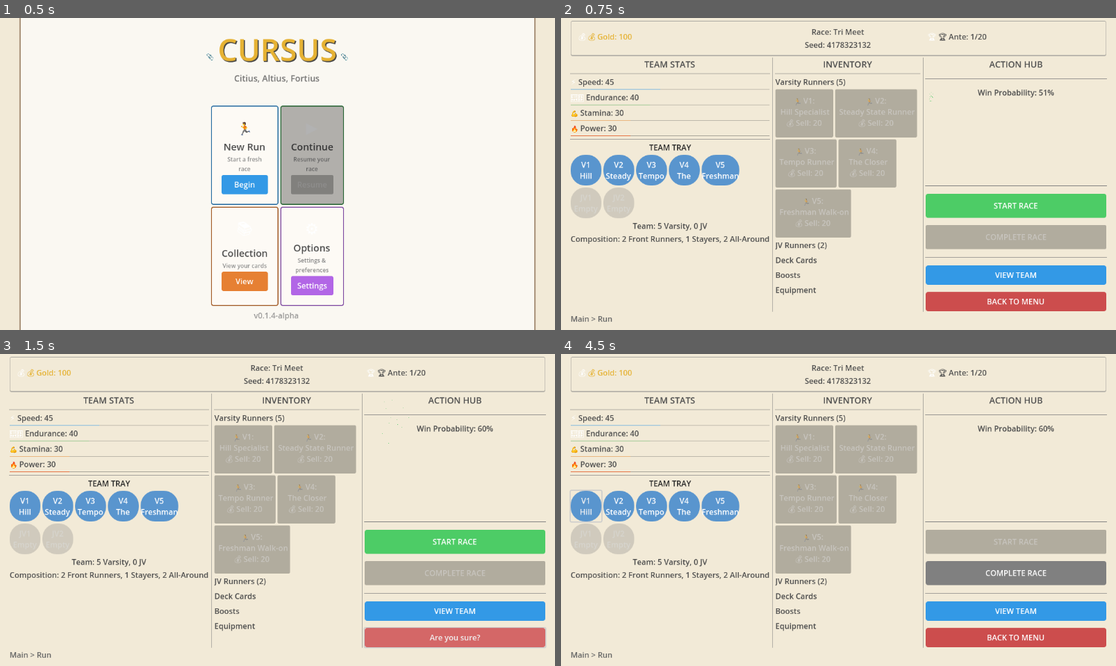
Above: before the commit, frames 1-4 (two rows, left to right).
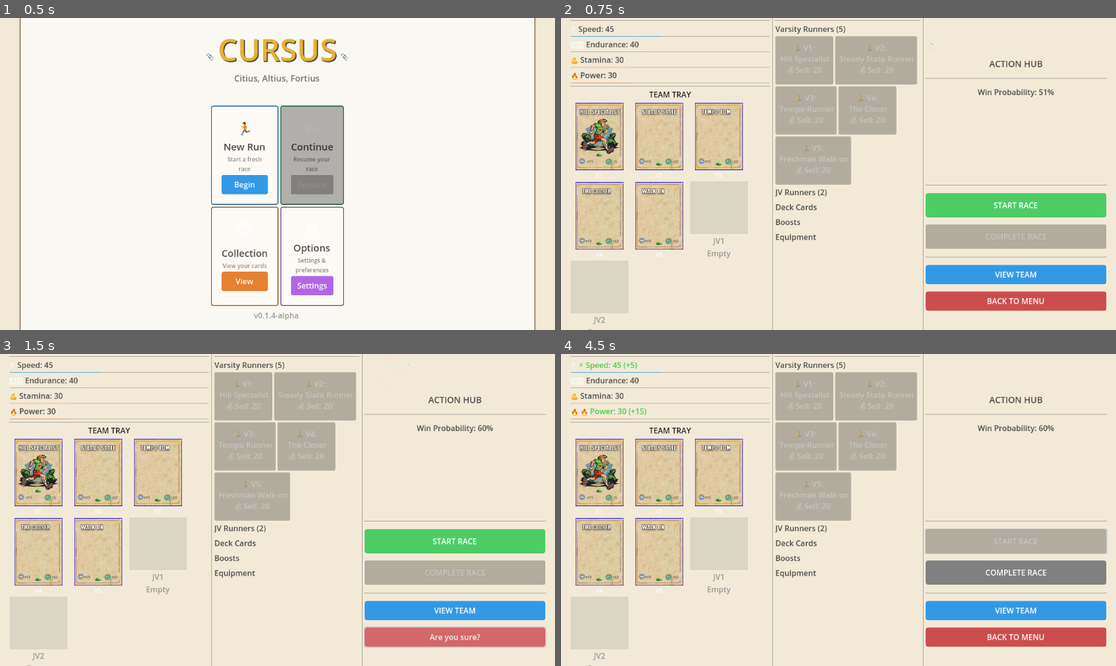
Above: after the commit, the same moments.

Repository: axmariscal/cursus
Game: Godot game, scene res://scenes/core/Main.tscn
The game is run twice, just before and just after one commit, with the same random seed, the same clock (stepped at 60 frames per second) and the same inputs.
Inputs (mouse positions are in pixels of both pictures, inside the frame that each line leads up to):
- Up to frame 1 (0.5 s): no input
- Up to frame 2 (0.75 s): click "Begin" at 0.5 s
- Up to frame 3 (1.5 s): click "BACK TO MENU" at 1.25 s
- Up to frame 4 (4.5 s): click "Are you sure?" at 2 s; click "Resume" at 2.75 s; click "START RACE" at 3.5 s; click (588, 506) at 4.25 s, where only the run before the commit has a clickable "V1 Hill"

Frame 1 is identical in both runs. In frame 2, 24% of the frame differs, in the area x 1-99%, y 0-100%; in frame 3, 24%; in frame 4, 24%.

Commit message:
Added some card elements! Pretty simple, just replaced the text and added the images. Will expereiment with the layout of the main screen. Just need things here for now.

Diff:
--- a/scripts/core/Shop.gd
+++ b/scripts/core/Shop.gd
@@ -332,8 +332,65 @@
 			return Color(0.9, 0.5, 0.1)  # Orange/Gold
 	return Color.WHITE
 
+func _get_card_texture(item_name: String, category: String) -> Texture2D:
+	# Extract base name (remove prefix like "Runner: ", "Card: ", etc.)
+	var base_name = item_name
+	if ":" in item_name:
+		base_name = item_name.split(":")[1].strip_edges()
+
+	# Convert name to file path format (lowercase, spaces to underscores)
+	var file_name = base_name.to_lower().replace(" ", "_")
+
+	# Handle special cases for file names that don't match exactly
+	var file_name_map = {
+		"freshman_walk-on": "walkon_rnr",  # Handle the actual file name
+		"the_closer": "closer",  # In case it's named differently
+		"track_tourist": "track_tourist",
+		"short-cutter": "short_cutter",
+	}
+
+	if file_name_map.has(file_name):
+		file_name = file_name_map[file_name]
+
+	# Build path based on category
+	var image_path = ""
+	match category:
+		"team":
+			image_path = "res://assets/art/cards/runners/%s.png" % file_name
+		"deck":
+			image_path = "res://assets/art/cards/deck/%s.png" % file_name
+		"boosts":
+			image_path = "res://assets/art/cards/boosts/%s.png" % file_name
+		"equipment":
+			image_path = "res://assets/art/cards/equipment/%s.png" % file_name
+
+	# Try to load the texture
+	if ResourceLoader.exists(image_path):
+		return load(image_path) as Texture2D
+
+	# Return null if image doesn't exist (will just show button without image)
+	return null
+
 func _display_items_in_container(container: VBoxContainer, items: Array[Item]) -> void:
 	for item in items:
+		# Create a container for the card image and button
+		var item_container = VBoxContainer.new()
+		item_container.custom_minimum_size = Vector2(200, 350)
+		item_container.add_theme_constant_override("separation", 5)
+
+		# Try to load card image
+		var card_texture = _get_card_texture(item.name, item.category)
+		if card_texture:
+			var texture_rect = TextureRect.new()
+			texture_rect.texture = card_texture
+			texture_rect.expand_mode = TextureRect.EXPAND_FIT_WIDTH_PROPORTIONAL
+			texture_rect.custom_minimum_size = Vector2(180, 250)
+			texture_rect.stretch_mode = TextureRect.STRETCH_KEEP_ASPECT_CENTERED
+			item_container.add_child(texture_rect)
+		else:
+			# If no image, add a placeholder or just show the button
+			pass
+
 		var button = Button.new()
 
 		# Get item effect to display
@@ -353,7 +410,12 @@
 		if inventory_full:
 			price_text = "[Inventory Full] " + price_text
 
-		button.text = item.name + "\n" + rarity_text + "\n" + effect_text + "\n" + price_text + "\n(Select)"
+		# Simplify button text if we have an image
+		if card_texture:
+			button.text = rarity_text + "\n" + effect_text + "\n" + price_text + "\n(Select)"
+		else:
+			button.text = item.name + "\n" + rarity_text + "\n" + effect_text + "\n" + price_text + "\n(Select)"
+
 		button.pressed.connect(_on_item_selected.bind(item))
 
 		# Disable button if can't afford or inventory is full
@@ -362,7 +424,8 @@
 		# Style buttons based on category and rarity for visual distinction
 		_style_item_button(button, item.category, can_afford and not inventory_full, item.rarity)
 
-		container.add_child(button)
+		item_container.add_child(button)
+		container.add_child(item_container)
 
 func _style_item_button(button: Button, category: String, can_afford: bool = true, rarity: ItemRarity = ItemRarity.COMMON) -> void:
 	var style_normal = StyleBoxFlat.new()
--- a/scripts/run/Run.gd
+++ b/scripts/run/Run.gd
@@ -719,63 +719,183 @@
 		back_button.text = "BACK TO MENU"
 		back_button_waiting_confirm = false
 
+func _get_card_texture_for_tray(item_name: String, category: String) -> Texture2D:
+	# Extract base name (remove prefix like "Runner: ", "Card: ", etc.)
+	var base_name = item_name
+	if ":" in item_name:
+		base_name = item_name.split(":")[1].strip_edges()
+
+	# Convert name to file path format (lowercase, spaces to underscores)
+	var file_name = base_name.to_lower().replace(" ", "_")
+
+	# Handle special cases for file names that don't match exactly
+	var file_name_map = {
+		"freshman_walk-on": "walkon_rnr",
+		"the_closer": "closer_rnr",
+		"track_tourist": "track_tourist",
+		"short-cutter": "short_cutter",
+	}
+
+	if file_name_map.has(file_name):
+		file_name = file_name_map[file_name]
+
+	# Build path based on category
+	var image_path = ""
+	match category:
+		"team":
+			image_path = "res://assets/art/cards/runners/%s.png" % file_name
+		"deck":
+			image_path = "res://assets/art/cards/deck/%s.png" % file_name
+		"boosts":
+			image_path = "res://assets/art/cards/boosts/%s.png" % file_name
+		"equipment":
+			image_path = "res://assets/art/cards/equipment/%s.png" % file_name
+
+	# Try to load the texture
+	if ResourceLoader.exists(image_path):
+		return load(image_path) as Texture2D
+
+	# Return null if image doesn't exist
+	return null
+
 func _display_team_tray() -> void:
 	# Clear existing team tray icons
 	for child in team_tray.get_children(): child.queue_free()
 
 	# Display Varsity runners (5 slots)
 	for i in range(5):
-		var button = Button.new()
+		var container = VBoxContainer.new()
+		container.custom_minimum_size = Vector2(120, 160)
+		container.add_theme_constant_override("separation", 2)
+
 		if i < GameManager.varsity_team.size():
 			var runner_name = GameManager.varsity_team[i]
 			var base_name = runner_name.split(":")[1].strip_edges() if ":" in runner_name else runner_name
-			button.text = "V%d\n%s" % [i + 1, base_name.split(" ")[0] if " " in base_name else base_name]
-			button.tooltip_text = runner_name
-			_style_team_tray_button(button, true)
+
+			# Get runner effect for hover functionality
+			var effect = GameManager.get_item_effect(runner_name, "team")
+			var item_data = {"name": runner_name, "category": "team", "index": i, "is_varsity": true}
+
+			# Try to load card image
+			var card_texture = _get_card_texture_for_tray(runner_name, "team")
+			if card_texture:
+				var texture_rect = TextureRect.new()
+				texture_rect.texture = card_texture
+				texture_rect.expand_mode = TextureRect.EXPAND_FIT_WIDTH_PROPORTIONAL
+				texture_rect.custom_minimum_size = Vector2(110, 140)
+				texture_rect.stretch_mode = TextureRect.STRETCH_KEEP_ASPECT_CENTERED
+				texture_rect.mouse_filter = Control.MOUSE_FILTER_IGNORE  # Let mouse events pass through to container
+				container.add_child(texture_rect)
+
+			# Add label with slot number
+			var label = Label.new()
+			label.text = "V%d" % [i + 1]
+			label.horizontal_alignment = HORIZONTAL_ALIGNMENT_CENTER
+			label.add_theme_color_override("font_color", Color(1, 1, 1, 1))
+			label.add_theme_font_size_override("font_size", 12)
+			label.mouse_filter = Control.MOUSE_FILTER_IGNORE  # Let mouse events pass through to container
+			container.add_child(label)
+
+			# Create tooltip
+			var tooltip = _create_tooltip_text(runner_name, "team", effect, 0)  # No sell price in tray
+			container.tooltip_text = tooltip
+
+			# Connect hover events for stat deltas
+			container.mouse_entered.connect(_on_item_hovered.bind(item_data, effect))
+			container.mouse_exited.connect(_on_item_unhovered)
+
+			_style_team_tray_container(container, true)
 		else:
-			button.text = "V%d\nEmpty" % [i + 1]
-			button.disabled = true
-			_style_team_tray_button(button, true, true)
-		button.custom_minimum_size = Vector2(64, 64)
-		team_tray.call_deferred("add_child", button)
+			# Empty slot
+			var label = Label.new()
+			label.text = "V%d\nEmpty" % [i + 1]
+			label.horizontal_alignment = HORIZONTAL_ALIGNMENT_CENTER
+			label.vertical_alignment = VERTICAL_ALIGNMENT_CENTER
+			label.add_theme_color_override("font_color", Color(0.6, 0.6, 0.6))
+			container.add_child(label)
+			_style_team_tray_container(container, true, true)
+
+		team_tray.call_deferred("add_child", container)
 
 	# Display JV runners (2 slots)
 	for i in range(2):
-		var button = Button.new()
+		var container = VBoxContainer.new()
+		container.custom_minimum_size = Vector2(120, 160)
+		container.add_theme_constant_override("separation", 2)
+
 		if i < GameManager.jv_team.size():
 			var runner_name = GameManager.jv_team[i]
 			var base_name = runner_name.split(":")[1].strip_edges() if ":" in runner_name else runner_name
-			button.text = "JV%d\n%s" % [i + 1, base_name.split(" ")[0] if " " in base_name else base_name]
-			button.tooltip_text = runner_name
-			_style_team_tray_button(button, false)
+
+			# Get runner effect for hover functionality
+			var effect = GameManager.get_item_effect(runner_name, "team")
+			var item_data = {"name": runner_name, "category": "team", "index": i, "is_varsity": false}
+
+			# Try to load card image
+			var card_texture = _get_card_texture_for_tray(runner_name, "team")
+			if card_texture:
+				var texture_rect = TextureRect.new()
+				texture_rect.texture = card_texture
+				texture_rect.expand_mode = TextureRect.EXPAND_FIT_WIDTH_PROPORTIONAL
+				texture_rect.custom_minimum_size = Vector2(110, 140)
+				texture_rect.stretch_mode = TextureRect.STRETCH_KEEP_ASPECT_CENTERED
+				texture_rect.mouse_filter = Control.MOUSE_FILTER_IGNORE  # Let mouse events pass through to container
+				container.add_child(texture_rect)
+
+			# Add label with slot number
+			var label = Label.new()
+			label.text = "JV%d" % [i + 1]
+			label.horizontal_alignment = HORIZONTAL_ALIGNMENT_CENTER
+			label.add_theme_color_override("font_color", Color(1, 1, 1, 1))
+			label.add_theme_font_size_override("font_size", 12)
+			label.mouse_filter = Control.MOUSE_FILTER_IGNORE  # Let mouse events pass through to container
+			container.add_child(label)
+
+			# Create tooltip
+			var tooltip = _create_tooltip_text(runner_name, "team", effect, 0)  # No sell price in tray
+			container.tooltip_text = tooltip
+
+			# Connect hover events for stat deltas
+			container.mouse_entered.connect(_on_item_hovered.bind(item_data, effect))
+			container.mouse_exited.connect(_on_item_unhovered)
+
+			_style_team_tray_container(container, false)
 		else:
-			button.text = "JV%d\nEmpty" % [i + 1]
-			button.disabled = true
-			_style_team_tray_button(button, false, true)
-		button.custom_minimum_size = Vector2(64, 64)
-		team_tray.call_deferred("add_child", button)
-
-func _style_team_tray_button(button: Button, is_varsity: bool, is_empty: bool = false) -> void:
-	var style = StyleBoxFlat.new()
-	style.corner_radius_top_left = 30
-	style.corner_radius_top_right = 30
-	style.corner_radius_bottom_right = 30
-	style.corner_radius_bottom_left = 30
+			# Empty slot
+			var label = Label.new()
+			label.text = "JV%d\nEmpty" % [i + 1]
+			label.horizontal_alignment = HORIZONTAL_ALIGNMENT_CENTER
+			label.vertical_alignment = VERTICAL_ALIGNMENT_CENTER
+			label.add_theme_color_override("font_color", Color(0.6, 0.6, 0.6))
+			container.add_child(label)
+			_style_team_tray_container(container, false, true)
+
+		team_tray.call_deferred("add_child", container)
+
+func _style_team_tray_container(container: VBoxContainer, is_varsity: bool, is_empty: bool = false) -> void:
+	# Ensure container can receive mouse events for hover
+	container.mouse_filter = Control.MOUSE_FILTER_STOP
+
+	# Add a subtle background color to the container using a ColorRect
+	var bg = ColorRect.new()
+	bg.mouse_filter = Control.MOUSE_FILTER_IGNORE  # Let clicks pass through
+	bg.z_index = -1  # Behind other elements
 
 	if is_empty:
-		style.bg_color = Color(0.5, 0.5, 0.5, 0.3)
-		button.add_theme_color_override("font_color", Color(0.6, 0.6, 0.6))
+		bg.color = Color(0.5, 0.5, 0.5, 0.2)
 	else:
 		if is_varsity:
-			style.bg_color = Color(0.2, 0.5, 0.8, 0.8)  # Blue for varsity
+			bg.color = Color(0.2, 0.5, 0.8, 0.2)  # Light blue for varsity
 		else:
-			style.bg_color = Color(0.6, 0.4, 0.8, 0.8)  # Purple for JV
-		button.add_theme_color_override("font_color", Color(1, 1, 1))
-
-	button.add_theme_stylebox_override("normal", style)
-	button.add_theme_stylebox_override("hover", style)
-	button.add_theme_stylebox_override("pressed", style)
-	button.add_theme_stylebox_override("disabled", style)
+			bg.color = Color(0.6, 0.4, 0.8, 0.2)  # Light purple for JV
+
+	# Make bg fill the container
+	bg.anchors_preset = Control.PRESET_FULL_RECT
+	bg.size_flags_horizontal = Control.SIZE_EXPAND_FILL
+	bg.size_flags_vertical = Control.SIZE_EXPAND_FILL
+
+	container.add_child(bg)
+	container.move_child(bg, 0)  # Move to back
 
 func _display_inventory() -> void:
 	# Clear existing items
@@ -884,7 +1004,8 @@
 		var percent = int((effect.multiplier - 1.0) * 100)
 		tooltip += "  Multiplier: +%d%%\n" % percent
 
-	tooltip += "\nSell Price: %d Gold" % sell_price
+	if sell_price > 0:
+		tooltip += "\nSell Price: %d Gold" % sell_price
 	return tooltip
 
 func _on_item_hovered(item_data: Dictionary, effect: Dictionary) -> void:
Binary file added: assets/art/cards/runners/closer_rnr.png
Not shown, added: assets/art/cards/runners/closer_rnr.png.import
Binary file added: assets/art/cards/runners/hill_specialist.png
Not shown, added: assets/art/cards/runners/hill_specialist.png.import
Binary file added: assets/art/cards/runners/steady_state_runner.png
Not shown, added: assets/art/cards/runners/steady_state_runner.png.import
Binary file added: assets/art/cards/runners/tempo_runner.png
Not shown, added: assets/art/cards/runners/tempo_runner.png.import
Binary file added: assets/art/cards/runners/walkon_rnr.png
Not shown, added: assets/art/cards/runners/walkon_rnr.png.import
